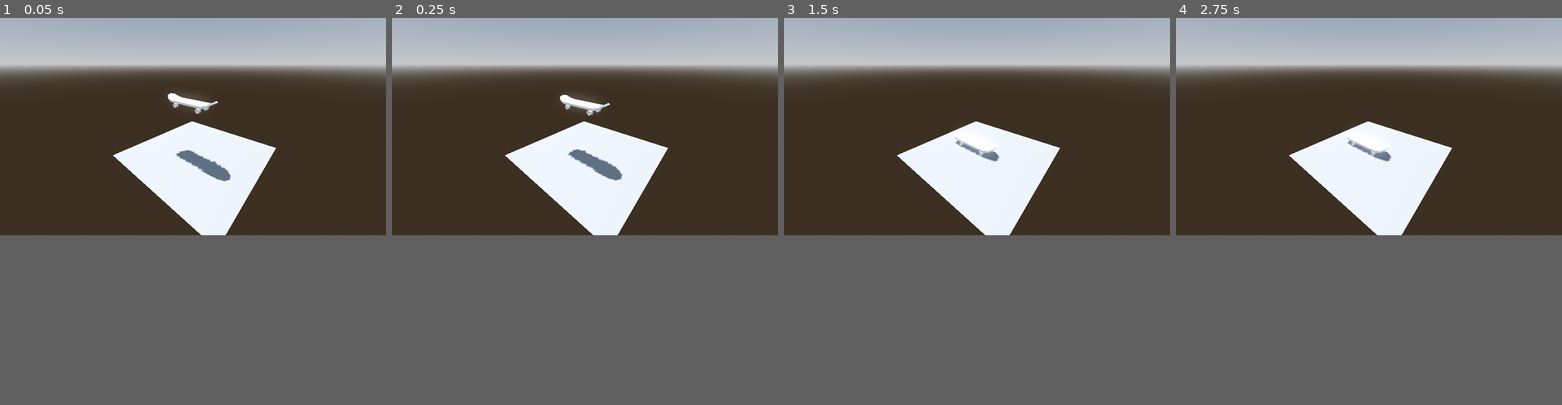
Above: before the commit, frames 1-4 (left to right).
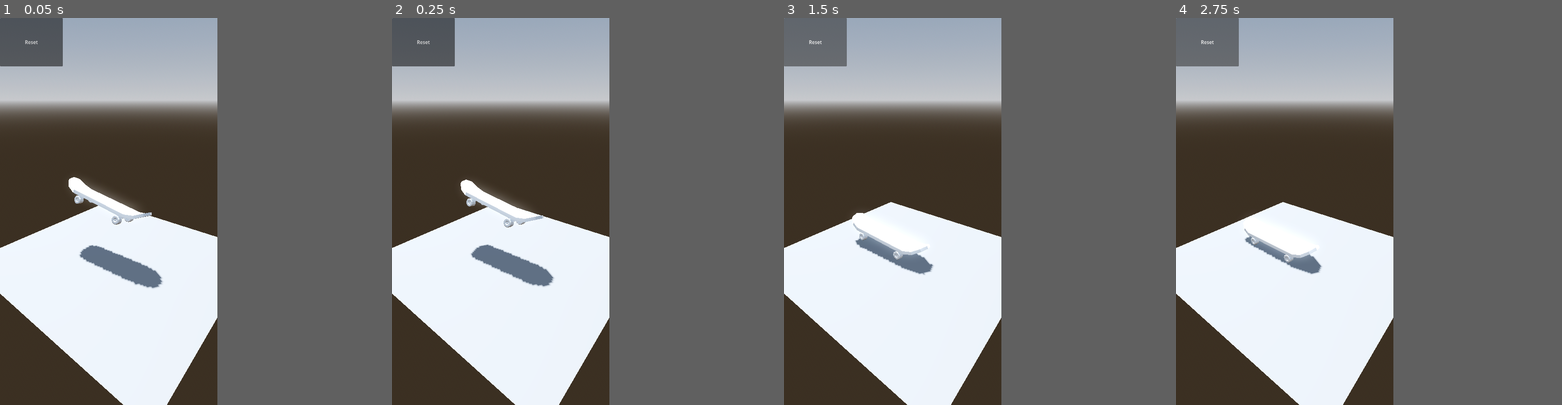
Above: after the commit, the same moments.

Repository: CptOblivion/Finger-Skater
Game: Godot game, scene res://Scenes/Testbed.tscn
Same seed, same stepped clock (60 frames per second), same inputs: the game is played once before the commit and once after it.
Inputs (mouse positions are in pixels of both pictures, inside the frame that each line leads up to):
- Up to frame 1 (0.05 s): no input
- Up to frame 2 (0.25 s): no input
- Up to frame 3 (1.5 s): click (838, 33) at 0.5 s, where only the run after the commit has a clickable "Reset"
- Up to frame 4 (2.75 s): tap Enter at 2 s
In our replay, the window is 799x449 before the commit and 450x800 after it. These sizes can differ from the game's own. Grey fills any space a smaller window leaves; there, only what the larger window draws over its background counts as a difference.

The runs differ from the first frame. In frame 1, 33% of the frame differs, in the area x 0-100%, y 0-100%; in frame 2, 33%; in frame 3, 33%; in frame 4, 32%.

Commit message:
push button

Diff:
--- /dev/null
+++ b/Nodes/UI_main.tscn
@@ -0,0 +1,21 @@
+[gd_scene load_steps=2 format=3 uid="uid://bino3qnnmmp7v"]
+
+[ext_resource type="Script" path="res://Scripts/restart.gd" id="1_rijjp"]
+
+[node name="UiMain" type="Control"]
+layout_mode = 3
+anchors_preset = 15
+anchor_right = 1.0
+anchor_bottom = 1.0
+grow_horizontal = 2
+grow_vertical = 2
+
+[node name="Button" type="Button" parent="."]
+layout_mode = 1
+anchors_preset = -1
+anchor_right = 0.289
+anchor_bottom = 0.125
+text = "Reset"
+script = ExtResource("1_rijjp")
+
+[connection signal="pressed" from="Button" to="Button" method="_reset"]
--- a/Scenes/Testbed.tscn
+++ b/Scenes/Testbed.tscn
@@ -1,6 +1,7 @@
-[gd_scene load_steps=7 format=3 uid="uid://cd5lo8o88mq7e"]
+[gd_scene load_steps=8 format=3 uid="uid://cd5lo8o88mq7e"]
 
 [ext_resource type="PackedScene" uid="uid://sucl5b5bcrcj" path="res://Nodes/board.tscn" id="1_f34tq"]
+[ext_resource type="PackedScene" uid="uid://bino3qnnmmp7v" path="res://Nodes/UI_main.tscn" id="2_sco4r"]
 
 [sub_resource type="ProceduralSkyMaterial" id="ProceduralSkyMaterial_h4efm"]
 sky_horizon_color = Color(0.64625, 0.65575, 0.67075, 1)
@@ -34,7 +35,7 @@
 shape = SubResource("WorldBoundaryShape3D_e31ps")
 
 [node name="Board" parent="StaticBody3D" instance=ExtResource("1_f34tq")]
-transform = Transform3D(1, 0, 0, 0, 1, 0, 0, 0, 1, 0.201113, 7.83964, -1.83024)
+transform = Transform3D(0.965473, 0.260227, 0.0120398, -0.255581, 0.955157, -0.149513, -0.0504071, 0.141274, 0.988687, 0.201113, 4.67721, -1.83423)
 
 [node name="MeshInstance3D" type="MeshInstance3D" parent="StaticBody3D"]
 transform = Transform3D(10, 0, 0, 0, 10, 0, 0, 0, 10, 0, 0, 0)
@@ -42,3 +43,5 @@
 
 [node name="Camera3D" type="Camera3D" parent="."]
 transform = Transform3D(0.648811, 0.307272, -0.696153, 0, 0.914847, 0.403801, 0.76095, -0.26199, 0.593563, -16.207, 13.7706, 12.7029)
+
+[node name="UiMain" parent="Camera3D" instance=ExtResource("2_sco4r")]
--- /dev/null
+++ b/Scripts/restart.gd
@@ -0,0 +1,6 @@
+extends Control
+
+
+func _reset():
+	print("resetting");
+	get_tree().reload_current_scene();
--- a/project.godot
+++ b/project.godot
@@ -15,6 +15,13 @@
 config/features=PackedStringArray("4.3", "Mobile")
 config/icon="res://icon.svg"
 
+[display]
+
+window/size/viewport_width=720
+window/size/viewport_height=1280
+window/handheld/orientation=1
+
 [rendering]
 
 renderer/rendering_method="mobile"
+textures/vram_compression/import_etc2_astc=true
Not shown, added: export_presets.cfg
Not shown, added: Build/Android/Finger Skater.apk
Not shown, added: Build/Android/Finger Skater.apk.idsig
